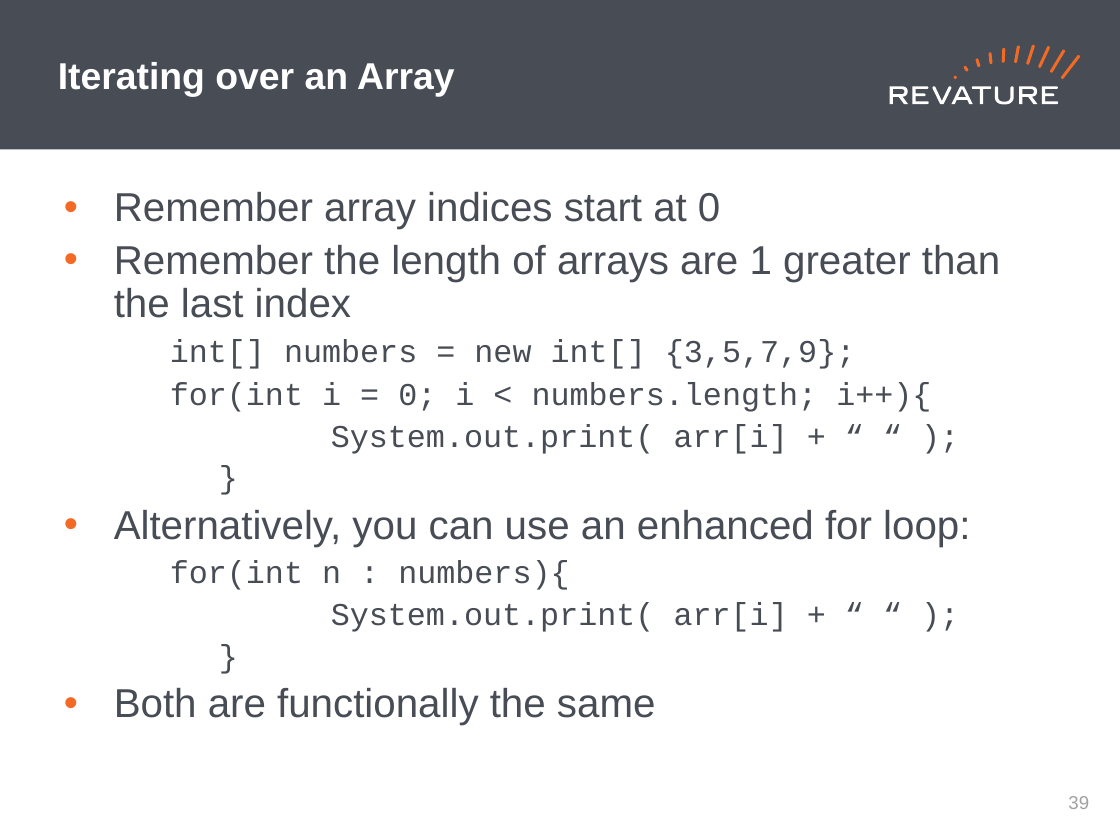
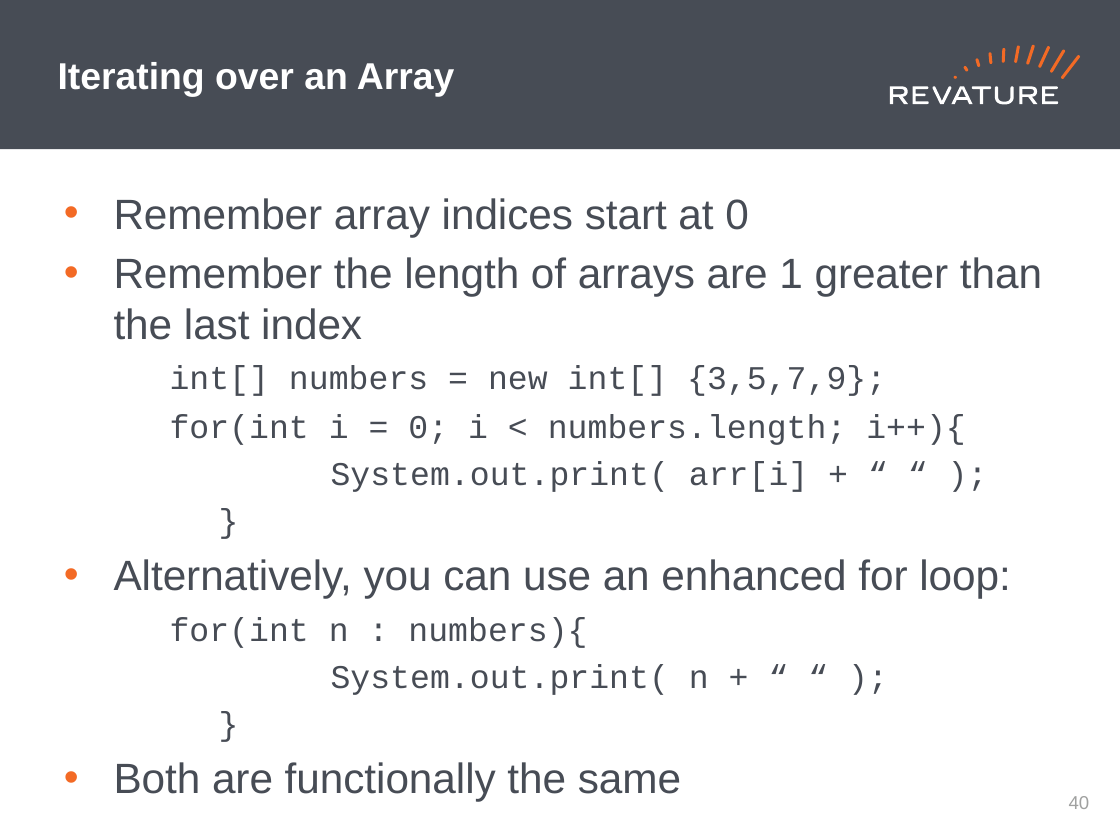
Before and after one commit to jhigherevature/ROCP-210412, a slide deck: slide 40 of powerpoints/Roc_Day02 - Operators_Methods_Arrays_FlowControl.pptx. Drawn at 1120x840 pixels with LibreOffice and Linux fonts; fonts in the diff are those of the drawing. Boxes give left, top, right and bottom in pixels: in the first picture for what was removed or moved away, otherwise in the second. Text is boxed around its words. In the diff, an @@ line names an element or a change of style, - is before the commit and + after.

```diff
--- a/powerpoints/Roc_Day02 - Operators_Methods_Arrays_FlowControl.pptx
+++ b/powerpoints/Roc_Day02 - Operators_Methods_Arrays_FlowControl.pptx
@@ text at [114,198,1042,801]: size 25.9 to 27.2 pt in "Remember array indices start at 0", "Remember the length of arrays are 1 ...", "Alternatively, you can use an enhanced for ...", "Both are functionally the same"; size 20.4 to 21.3 pt in "int[] numbers = new int[] {3,5,7,9};", "for(int i = 0; i < numbers.length; ...", "System.out.print( arr[i] + “ “ );", "}" and 2 more places; line spacing 0.9 to 1; list level 2 to 1 in "System.out.print( arr[i] + “ “ ..."; list level 2 to 1 in "}" @@
@@ text at [331,664,709,695]: text changed; size 20.4 to 21.3 pt @@
-  System.out.print( arr[i] + “ “ );
+System.out.print( n + “ “ );
@@ page number at [1069,796,1090,809]: text changed @@
-39
+40
```
Also in this commit, not shown: 40 other slides changed, 11 other files.
